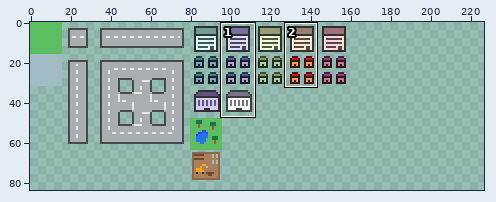
One commit to this sprite sheet: assets/sprites/tilemap.png. Above, an overview of the earlier version with the close-up marked.
Close-up. Old version:
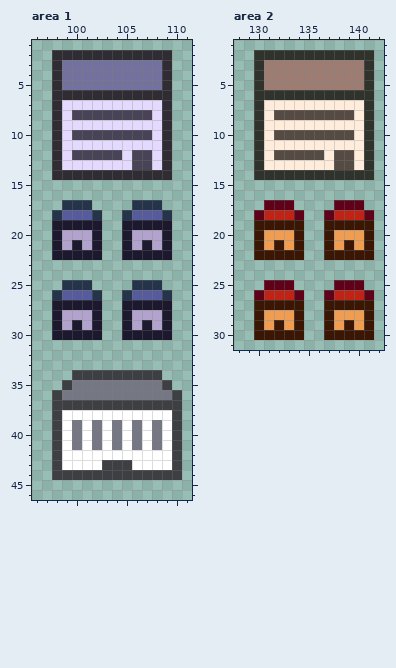
The file is 256x256 pixels. Colours within 5 levels of each other are drawn and written as one. Shown: area 1: x 96..111, y 1..46; area 2: x 128..142, y 1..31. The wide view leaves out empty margins. The commit also changed other parts of the picture, which this record leaves out.
Once edited:
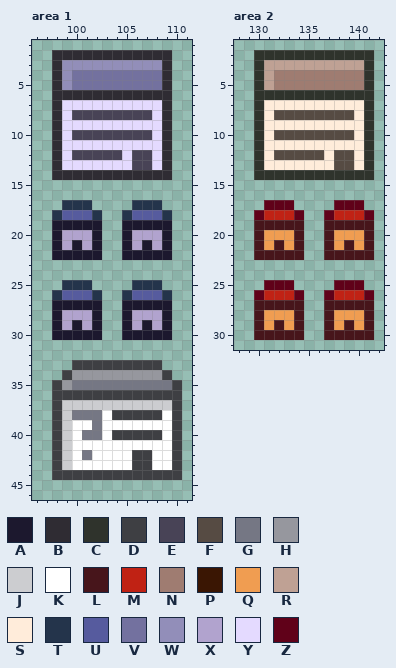
Palette (. is transparent): A #1c182e  B #2f2c33  C #2f332c  D #3e3f43  E #484356  F #564b43  G #757784  H #96979e  J #cccdd0  K #ffffff  L #47151b  M #c02214  N #9f7c71  P #3a1603  Q #f09d51  R #bfa194  S #ffecda  T #24344b  U #565b9e  V #73719f  W #928eb9  X #b1a3ce  Y #e4daff  Z #600119
What changed:
Area 1:
The author put colour D in row 33 at x 100 to 108; in row 34 at x 99 and 109; in row 35 at x 98 and 110.
Colour G becomes colour D in row 36 at x 99 to 109; in row 40 at x 104, 106 and 108.
Colour K becomes colour D in row 38 at x 104 to 108; in row 40 at x 105 and 107; in rows 42 to 43 at x 106 to 107.
Colour D becomes colour G in row 35 at x 109.
Colour K becomes colour G in row 38 at x 100 to 102; in row 40 at x 101; in row 42 at x 101.
Colour D becomes colour H in row 34 at x 100 to 108; in row 35 at x 99.
Colour D becomes colour J in row 37 at x 99 to 109.
Colour K becomes colour J in rows 38 to 43 at x 99.
Colour D becomes colour K in row 43 at x 103 to 105.
Colour G becomes colour K in row 39 at x 100, 104, 106 and 108; in row 40 at x 100; in row 41 at x 100, 102, 104, 106 and 108.
Colour V becomes colour W in row 3 at x 99 to 108; in rows 4 to 5 at x 99.
Area 2:
Colour P becomes colour L in row 19 at x 130 to 134 and 137 to 141; in row 20 at x 130, 134, 137 and 141; in row 21 at x 130, 132, 134, 137, 139 and 141; in row 22 at x 130 to 134 and 137 to 141; in row 27 at x 130 to 134 and 137 to 141; in row 28 at x 130, 134, 137 and 141.
Colour P becomes colour L in row 29 at x 130, 132, 134, 137, 139 and 141; in row 30 at x 130 to 134 and 137 to 141.
Colour N becomes colour R in row 3 at x 131 to 140; in rows 4 to 5 at x 131.
